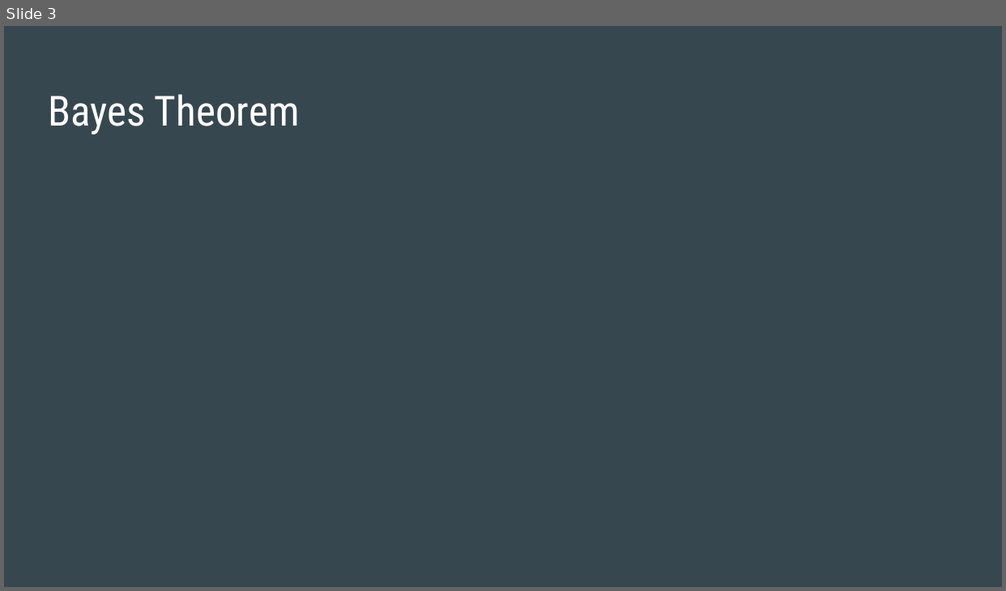
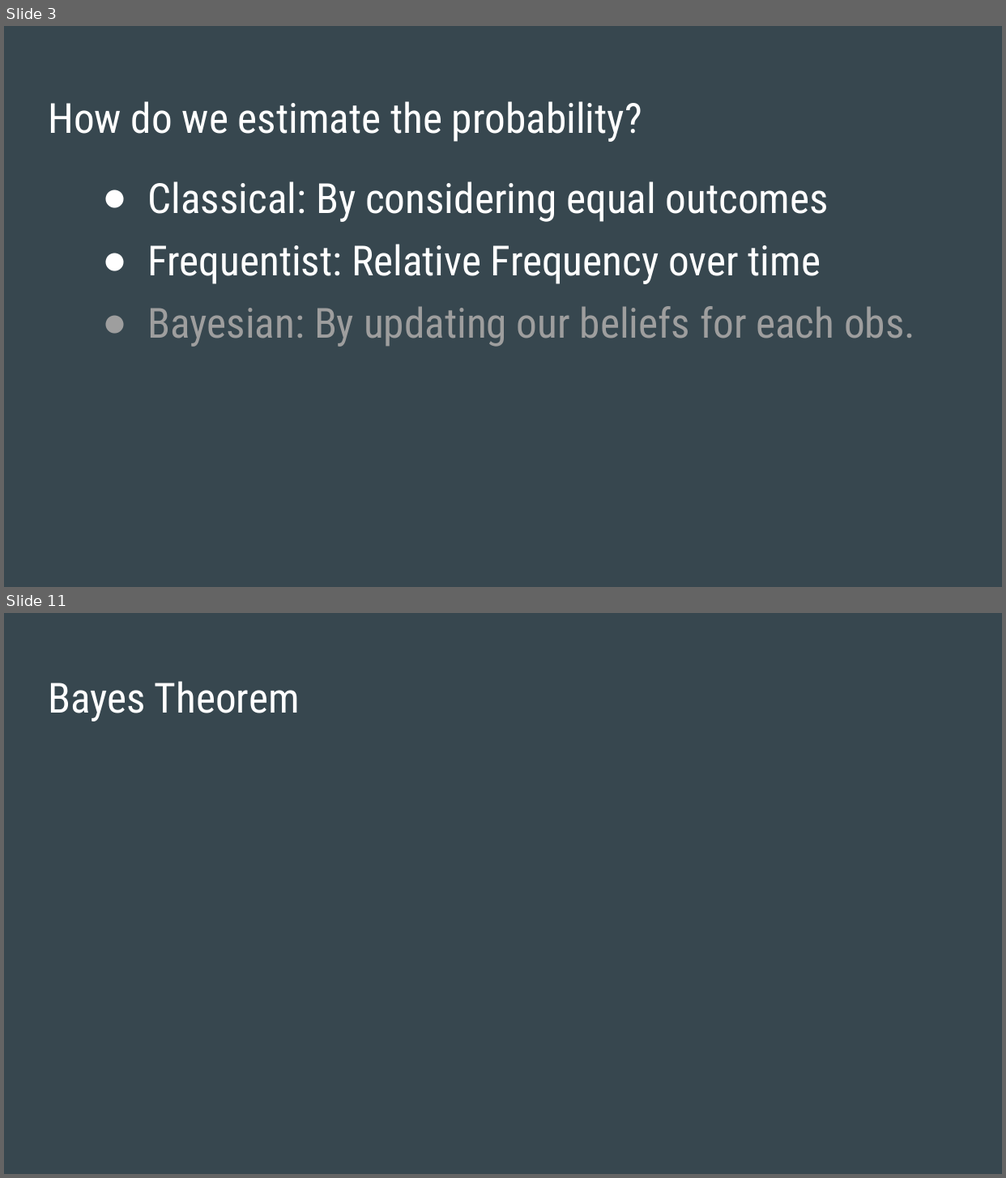
Before and after one commit to SThornewillvE/Hamburg_DS_Meetup_Bayesian-Stats_Intro, a slide deck: slides/intro_to_bayes_slides.pptx. Shown one above the other, each under a label of ours: slide 3 before the commit, slides 3 and 11 after it; the slides between them are not shown. The pictures are 1006x591 and 1006x1178 pixels, drawn with LibreOffice and Linux fonts; fonts in the diff are those of the drawing. Boxes give left, top, right and bottom in pixels: in the first picture for what was removed or moved away, otherwise in the second. Text is boxed around its words. In the diff, an @@ line names an element or a change of style, - is before the commit and + after.

Commit message:
Create slides for classical statistics

```diff
--- a/slides/intro_to_bayes_slides.pptx
+++ b/slides/intro_to_bayes_slides.pptx
@@ slide 3 added at [4, 26, 1002, 587], background #37474F @@
@@ title added at [48, 101, 642, 142], 30 pt, text #FFFFFF @@
+How do we estimate the probability?
@@ text added at [148, 182, 829, 222], 30 pt, text #FFFFFF @@
+● Classical: By considering equal outcomes
@@ text added at [148, 244, 820, 284], 30 pt, text #FFFFFF @@
+● Frequentist: Relative Frequency over time
@@ text added at [148, 306, 915, 347], 30 pt, text #9E9E9E @@
+● Bayesian: By updating our beliefs for each obs.
@@ what was slide 3 is now slide 11 @@
```
Also in this commit, not shown: 7 other slides added, 1 other file.
